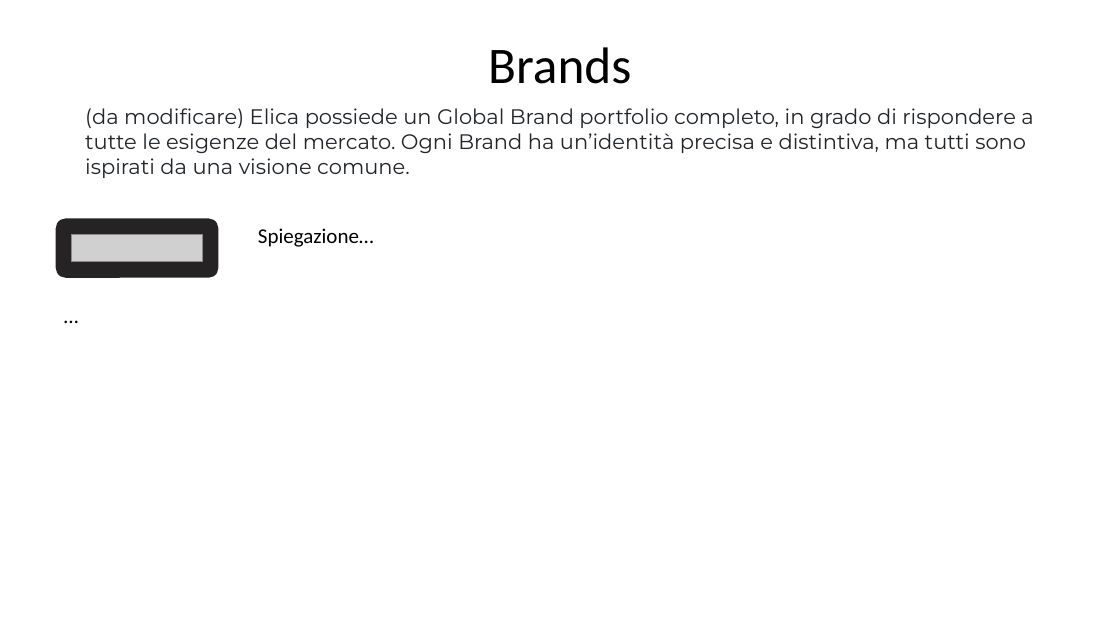
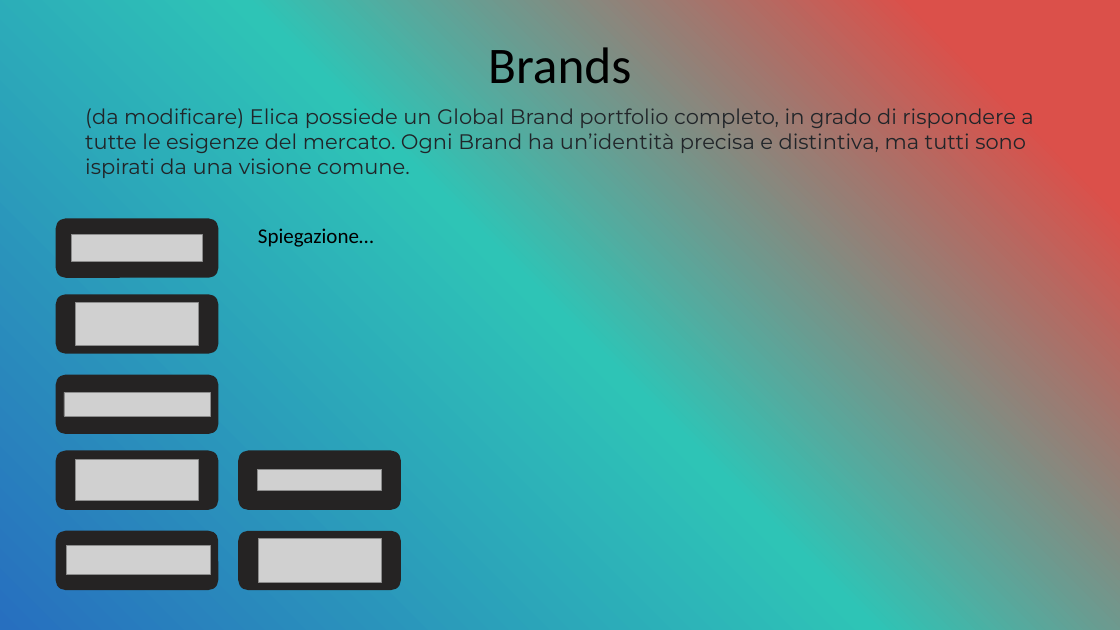
Before and after one commit to OMGitsDrake/PWEOA23-IDueMoschettieri, a slide deck: slide 6 of I Due Moschettieri.pptx. Drawn at 1120x630 pixels with LibreOffice and Linux fonts; fonts in the diff are those of the drawing; grey boxes stand for pictures. Boxes give left, top, right and bottom in pixels: in the first picture for what was removed or moved away, otherwise in the second. Text is boxed around its words. In the diff, an @@ line names an element or a change of style, - is before the commit and + after.

```diff
--- a/I Due Moschettieri.pptx
+++ b/I Due Moschettieri.pptx
@@ background #FFFFFF to gradient #DB504A to #2EC4B6 to #276FBF @@
@@ text removed at box(55, 298, 279, 332) @@
-…
@@ rounded rectangle added at box(55, 294, 218, 354), fill #252323 @@
@@ picture added at box(76, 302, 198, 345) @@
@@ rounded rectangle added at box(55, 375, 218, 434), fill #252323 @@
@@ picture added at box(64, 392, 210, 416) @@
@@ rounded rectangle added at box(55, 450, 218, 510), fill #252323 @@
@@ picture added at box(76, 460, 198, 501) @@
@@ rounded rectangle added at box(239, 450, 402, 510), fill #252323 @@
@@ picture added at box(258, 470, 382, 491) @@
@@ rounded rectangle added at box(55, 531, 218, 591), fill #252323 @@
@@ rounded rectangle added at box(239, 531, 402, 591), fill #252323 @@
@@ picture added at box(259, 539, 382, 582) @@
@@ picture added at box(66, 546, 210, 576) @@
```
Also in this commit, not shown: 8 other slides changed, 18 other files.
